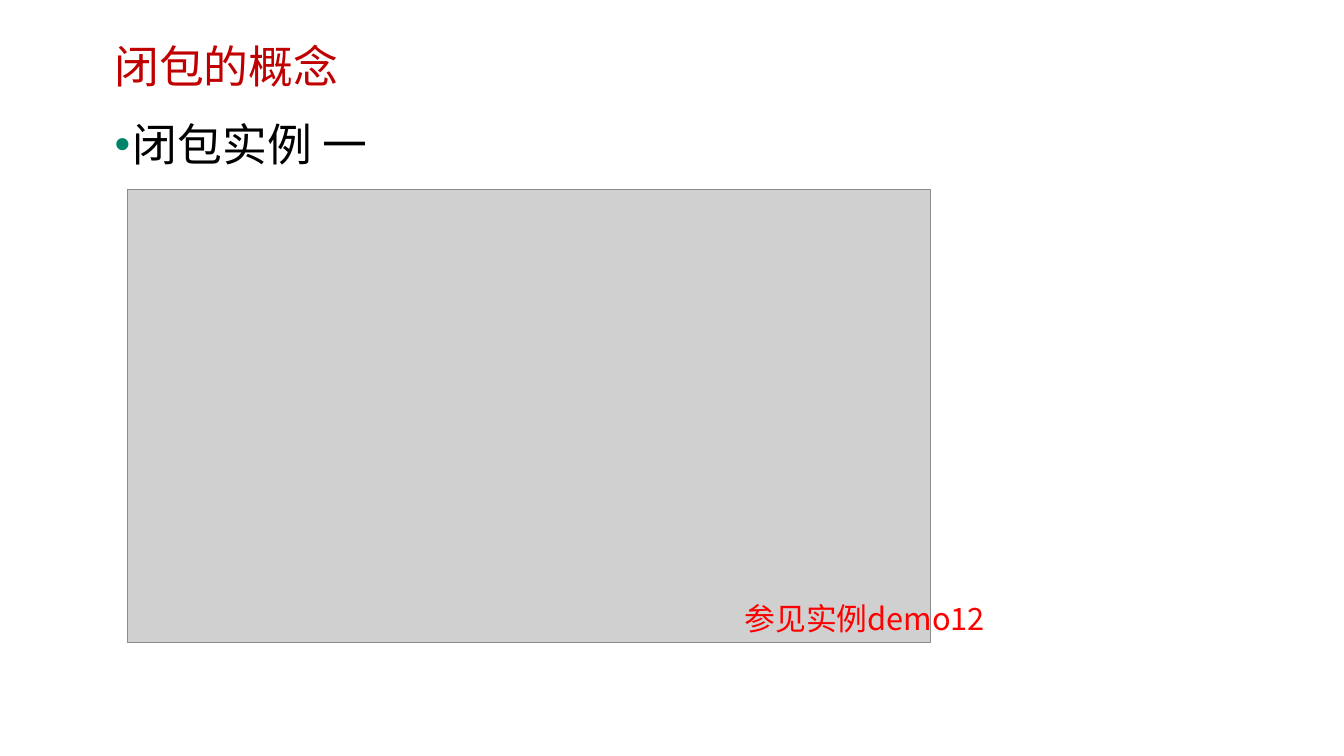
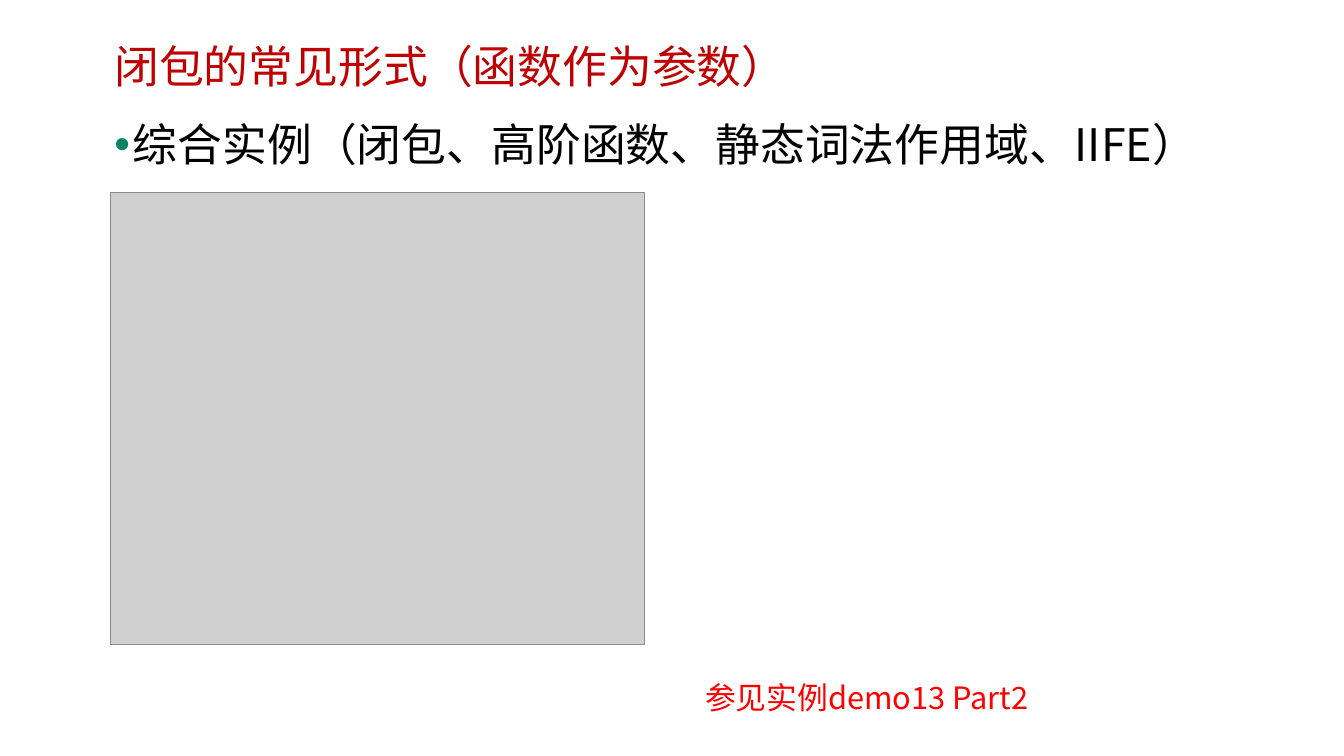
Before and after one commit to edu2act/course-javascript-advanced, a slide deck: slide 39 of 课程PPT/05.JavaScript函数进阶二.pptx (slide 35 before the commit). Drawn at 1344x756 pixels with LibreOffice and Linux fonts; fonts in the diff are those of the drawing; grey boxes stand for pictures; background and template pictures are left out. Boxes give left, top, right and bottom in pixels: in the first picture for what was removed or moved away, otherwise in the second. Text is boxed around its words. In the diff, an @@ line names an element or a change of style, - is before the commit and + after.

```diff
--- a/课程PPT/05.JavaScript函数进阶二.pptx
+++ b/课程PPT/05.JavaScript函数进阶二.pptx
@@ text at (x1=114, y1=44, x2=786, y2=87): text changed @@
-闭包的概念
+闭包的常见形式（函数作为参数）
@@ text at (x1=133, y1=122, x2=1197, y2=165): text changed @@
-• 闭包实例 一
+• 综合实例（闭包、高阶函数、静态词法作用域、IIFE）
@@ picture resized from (x1=128, y1=190, x2=931, y2=642) to (x1=110, y1=193, x2=645, y2=644) @@
@@ text at (x1=705, y1=683, x2=1028, y2=712): text changed @@
-参见实例demo12
+参见实例demo13 Part2
```
Also in this commit, not shown: 6 other slides changed, 5 slides added, 15 slides removed, 8 other files.
